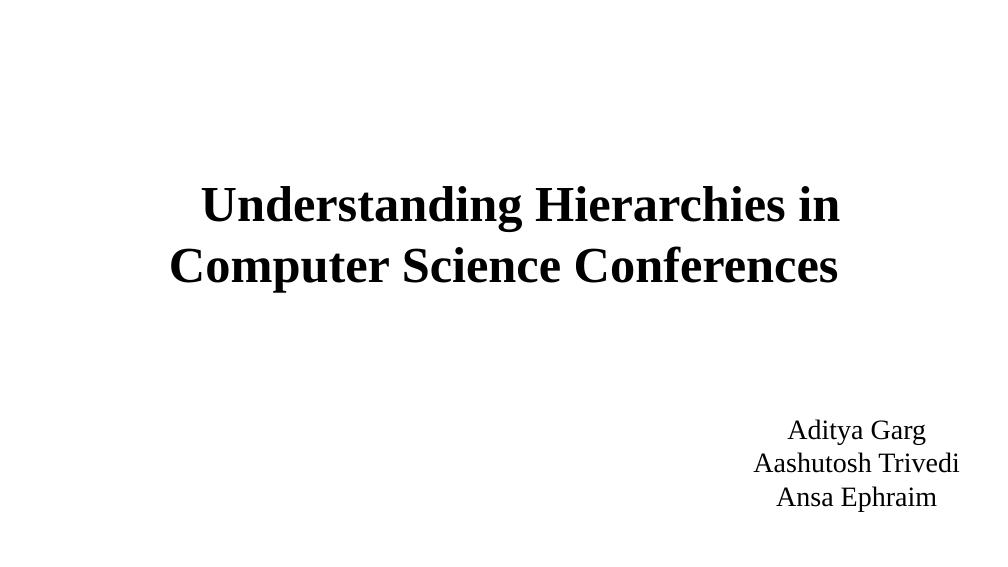
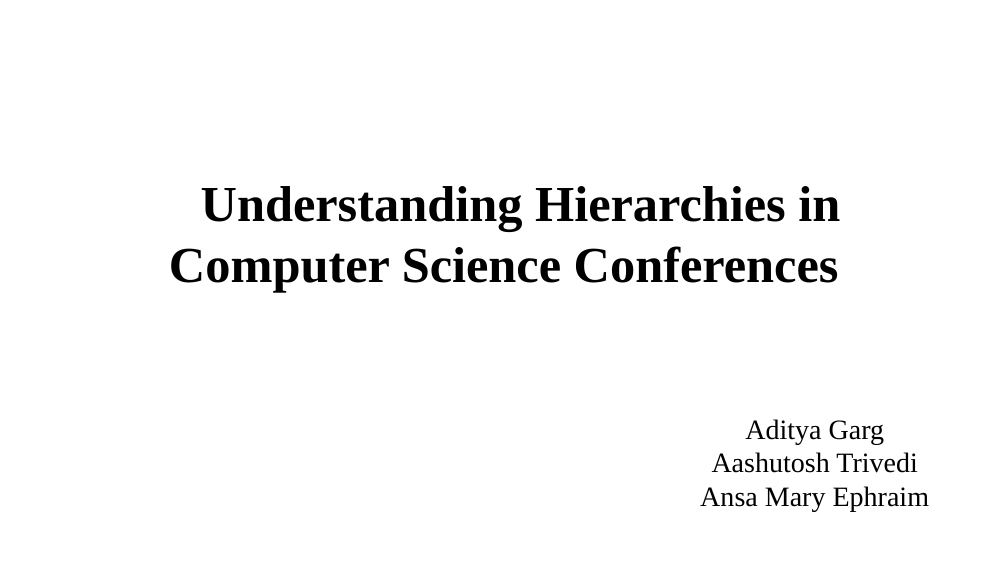
Before and after one commit to ag3859/RTBDProject, a slide deck: slide 1 of RTBD.pptx. Drawn at 1008x567 pixels with LibreOffice and Linux fonts; fonts in the diff are those of the drawing. Boxes give left, top, right and bottom in pixels: in the first picture for what was removed or moved away, otherwise in the second. Text is boxed around its words. In the diff, an @@ line names an element or a change of style, - is before the commit and + after.

```diff
--- a/RTBD.pptx
+++ b/RTBD.pptx
@@ subtitle "Aditya Garg": place and size @@
-subtitle "Aditya Garg" at (753, 419, 960, 511)
+subtitle "Aditya Garg" at (700, 419, 929, 511)
@@ subtitle at (700, 486, 929, 511): text changed @@
-Ansa Ephraim
+Ansa Mary Ephraim
```
Also in this commit, not shown: 1 other slide changed, 1 slide added, 1 other file.
